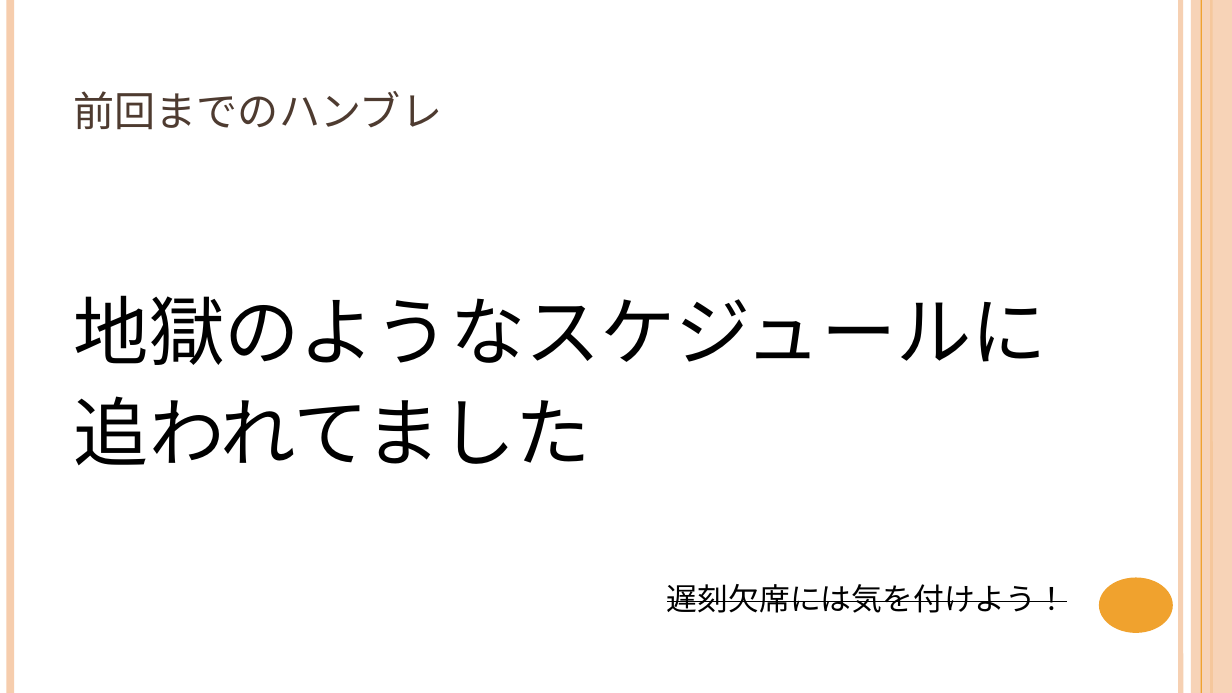
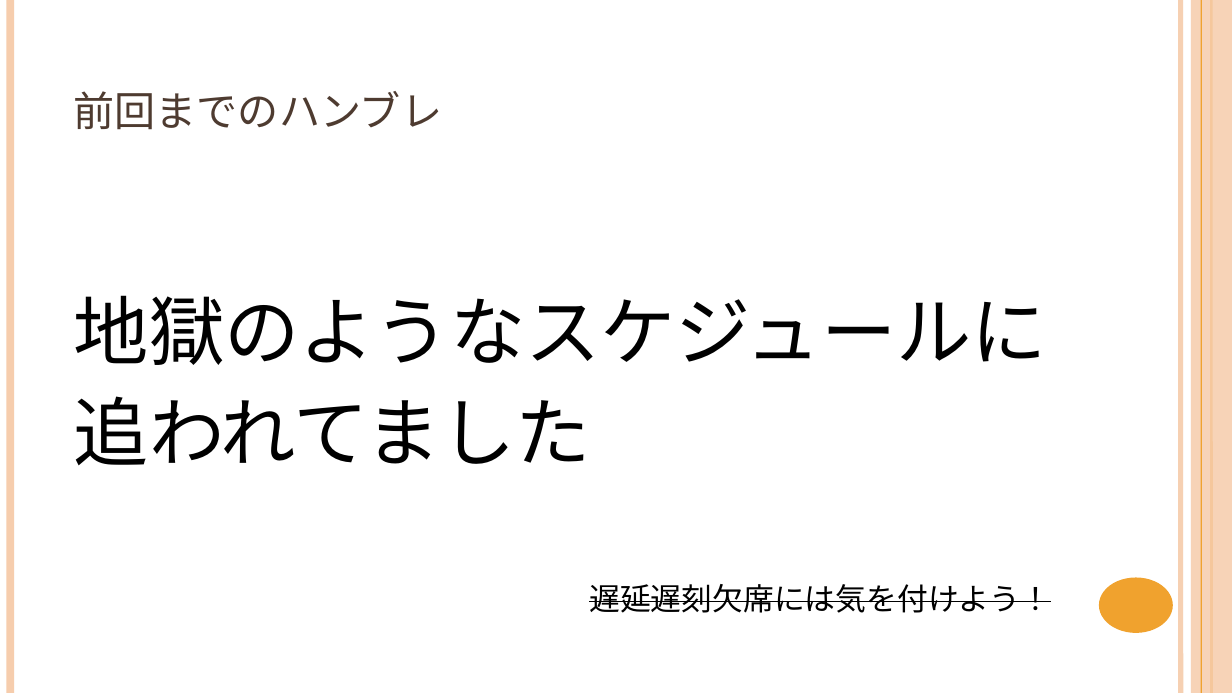
Before and after one commit to NyamLand/VSRPG, a slide deck: slide 7 of 仕様/プレゼンテーション/第三回発表.pptx. Drawn at 1232x693 pixels with LibreOffice and Linux fonts; fonts in the diff are those of the drawing. Boxes give left, top, right and bottom in pixels: in the first picture for what was removed or moved away, otherwise in the second. Text is boxed around its words. In the diff, an @@ line names an element or a change of style, - is before the commit and + after.

```diff
--- a/仕様/プレゼンテーション/第三回発表.pptx
+++ b/仕様/プレゼンテーション/第三回発表.pptx
@@ text at (589, 584, 1051, 613): text changed @@
-遅刻欠席には気を付けよう！
+遅延遅刻欠席には気を付けよう！
```
Also in this commit, not shown: 1 other slide changed, 15 other files.
